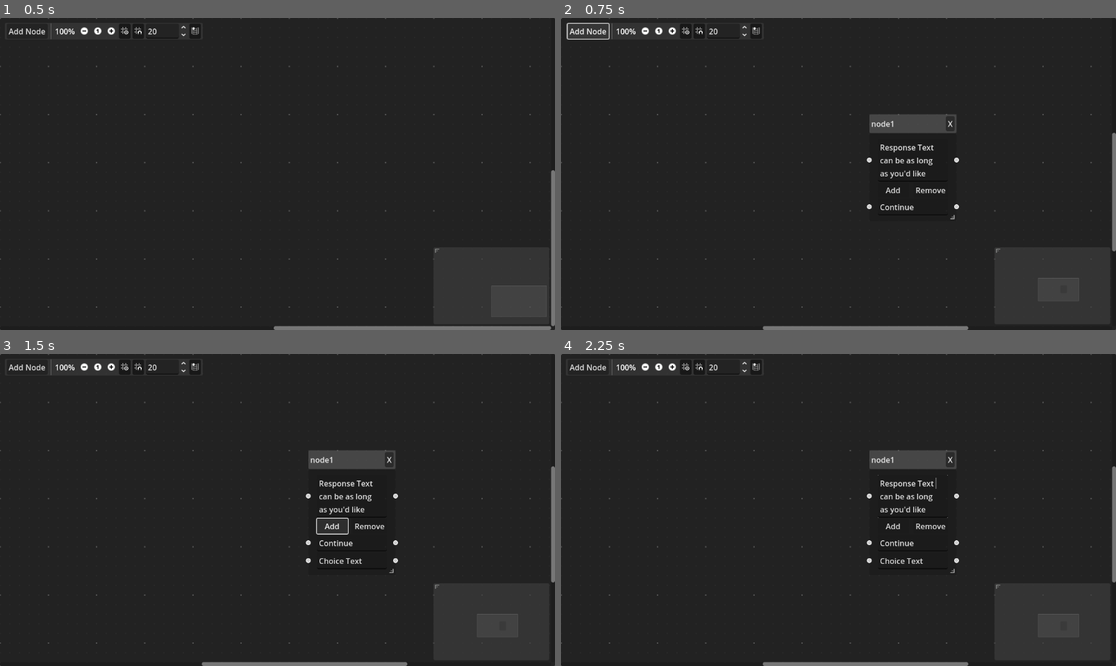
Above: before the commit, frames 1-4 (two rows, left to right).
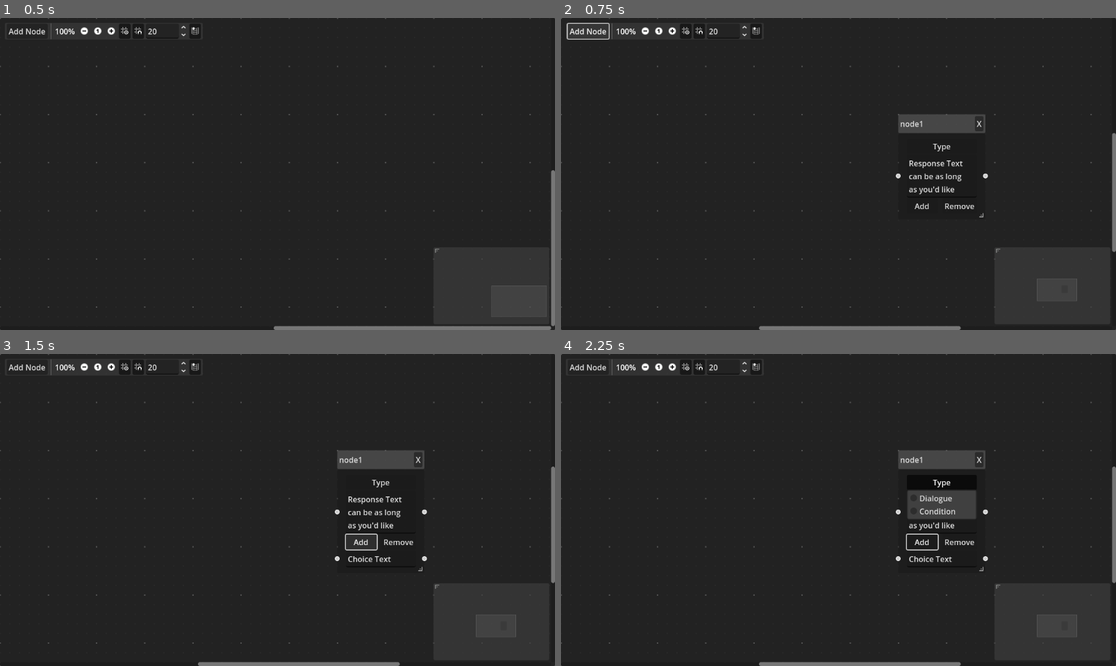
Above: after the commit, the same moments.

Repository: Artificial-Entertainment/Dio
Game: Godot game, scene res://main.tscn
Two runs of this game, one before a commit and one after it. Both use one fixed random seed, a clock stepped at 60 frames per second and the inputs below.
Inputs (mouse positions are in pixels of both pictures, inside the frame that each line leads up to):
- Up to frame 1 (0.5 s): no input
- Up to frame 2 (0.75 s): click "Add Node" at 0.5 s
- Up to frame 3 (1.5 s): click "Add" at 1.25 s
- Up to frame 4 (2.25 s): click (943, 481) at 2 s, where only the run after the commit has a clickable "Type"

Frame 1 is identical in both runs. In frame 2, 1.5% of the frame differs, in the area x 35-100%, y 30-100%; in frame 3, 1.8%; in frame 4, 2.6%.

Commit message:
Untrack files that are now in .gitignore

Diff:
--- a/components/graph_edit/source/graph.gd
+++ b/components/graph_edit/source/graph.gd
@@ -1,6 +1,7 @@
 extends GraphEdit
 
 var _addNodeButton: PackedScene = preload("res://components/graph_edit/subscenes/add_node.tscn")
+var _closeNodeButton: PackedScene = preload("res://components/graph_node/subscenes/close.tscn")
 var _graphNode: PackedScene = preload("res://components/graph_node/graph_node.tscn")
 var _vSep: PackedScene = preload("res://components/graph_edit/subscenes/vsep.tscn")
 var _count: int = 1
@@ -25,7 +26,10 @@
 	_count += 1
 	add_child(dialogueNode)
 	var pos: Vector2 = dialogueNode.get_position_offset()
-	dialogueNode.set_position_offset(Vector2(pos.x + _count * 220, pos.y))
+	dialogueNode.set_position_offset(Vector2(pos.x + _count * 250, pos.y))
+	var closeButton: Button = _closeNodeButton.instantiate()
+	dialogueNode.get_titlebar_hbox().add_child(closeButton)
+	closeButton.connect("pressed", on_close.bind(dialogueNode))
 	return
 
 # connected to child dialogue nodes
--- a/components/graph_node/graph_node.tscn
+++ b/components/graph_node/graph_node.tscn
@@ -1,7 +1,7 @@
 [gd_scene load_steps=4 format=3 uid="uid://01eg5agglma1"]
 
 [ext_resource type="Script" path="res://components/graph_node/source/graph_node.gd" id="1_hl6bj"]
-[ext_resource type="PackedScene" uid="uid://bw10ly5gef3xh" path="res://components/graph_node/subscenes/choice.tscn" id="2_7lprb"]
+[ext_resource type="PackedScene" uid="uid://be12bs783byw1" path="res://components/graph_node/subscenes/type_menu.tscn" id="2_gix3t"]
 [ext_resource type="PackedScene" uid="uid://6k8jsjj6oiby" path="res://components/graph_node/subscenes/add_remove_buttons.tscn" id="2_p1op4"]
 
 [node name="node1" type="GraphNode"]
@@ -11,34 +11,37 @@
 position_offset = Vector2(200, 200)
 resizable = true
 title = "node1"
-slot/0/left_enabled = true
+slot/0/left_enabled = false
 slot/0/left_type = 0
 slot/0/left_color = Color(1, 1, 1, 1)
 slot/0/left_icon = null
-slot/0/right_enabled = true
+slot/0/right_enabled = false
 slot/0/right_type = 0
 slot/0/right_color = Color(1, 1, 1, 1)
 slot/0/right_icon = null
 slot/0/draw_stylebox = true
-slot/1/left_enabled = false
+slot/1/left_enabled = true
 slot/1/left_type = 0
 slot/1/left_color = Color(1, 1, 1, 1)
 slot/1/left_icon = null
-slot/1/right_enabled = false
+slot/1/right_enabled = true
 slot/1/right_type = 0
 slot/1/right_color = Color(1, 1, 1, 1)
 slot/1/right_icon = null
 slot/1/draw_stylebox = true
-slot/2/left_enabled = true
+slot/2/left_enabled = false
 slot/2/left_type = 0
 slot/2/left_color = Color(1, 1, 1, 1)
 slot/2/left_icon = null
-slot/2/right_enabled = true
+slot/2/right_enabled = false
 slot/2/right_type = 0
 slot/2/right_color = Color(1, 1, 1, 1)
 slot/2/right_icon = null
 slot/2/draw_stylebox = true
 script = ExtResource("1_hl6bj")
+
+[node name="typeMenu (notworking)" parent="." instance=ExtResource("2_gix3t")]
+layout_mode = 2
 
 [node name="dialogue" type="TextEdit" parent="."]
 layout_mode = 2
@@ -50,8 +53,3 @@
 
 [node name="addRemoveButtons" parent="." instance=ExtResource("2_p1op4")]
 layout_mode = 2
-
-[node name="choice0" parent="." instance=ExtResource("2_7lprb")]
-layout_mode = 2
-text = "Continue"
-placeholder_text = "Continue"
--- a/components/graph_node/source/graph_node.gd
+++ b/components/graph_node/source/graph_node.gd
@@ -1,15 +1,11 @@
 extends GraphNode
 
-var _closeButton: PackedScene = preload("res://components/graph_node/subscenes/close.tscn")
 var _choice: PackedScene = preload("res://components/graph_node/subscenes/choice.tscn")
-var _count: int = 0
-const SLOT: int = 2 # because buttons are on slot 2
+var _count: int = -1
+
+const SLOT: int = 3 # because buttons are on slot 3
 
 func _ready():
-	var titleBar: HBoxContainer = get_titlebar_hbox()
-	var closeButton: Button = _closeButton.instantiate()
-	titleBar.add_child(closeButton)
-	closeButton.connect("pressed", get_parent().on_close.bind(self))
 	get_node("addRemoveButtons/add").connect("pressed", on_add)
 	get_node("addRemoveButtons/remove").connect("pressed", on_remove)
 	return
@@ -23,7 +19,7 @@
 	return
 
 func on_remove() -> void:
-	if _count == 0:
+	if _count == -1:
 		return
 	get_node("choice%d" % _count).queue_free()
 	slots(false)
--- a/components/graph_node/subscenes/type_menu.tscn
+++ b/components/graph_node/subscenes/type_menu.tscn
@@ -1,10 +1,14 @@
 [gd_scene format=3 uid="uid://be12bs783byw1"]
 
 [node name="typeMenu (notworking)" type="MenuButton"]
-offset_right = 264.0
-offset_bottom = 56.0
+offset_right = 45.0
+offset_bottom = 31.0
+text = "Type"
+flat = false
 item_count = 2
 popup/item_0/text = "Dialogue"
 popup/item_0/checkable = 2
+popup/item_0/id = 0
+popup/item_1/text = "Condition"
 popup/item_1/checkable = 2
 popup/item_1/id = 1
--- a/project.godot
+++ b/project.godot
@@ -12,5 +12,5 @@
 
 config/name="Dialogue"
 run/main_scene="res://main.tscn"
-config/features=PackedStringArray("4.3", "Forward Plus")
+config/features=PackedStringArray("4.4", "Forward Plus")
 config/icon="res://icon.svg"
Not shown, removed: icon.svg.import
Not shown, added: .editorconfig
Not shown, added: .gitignore
